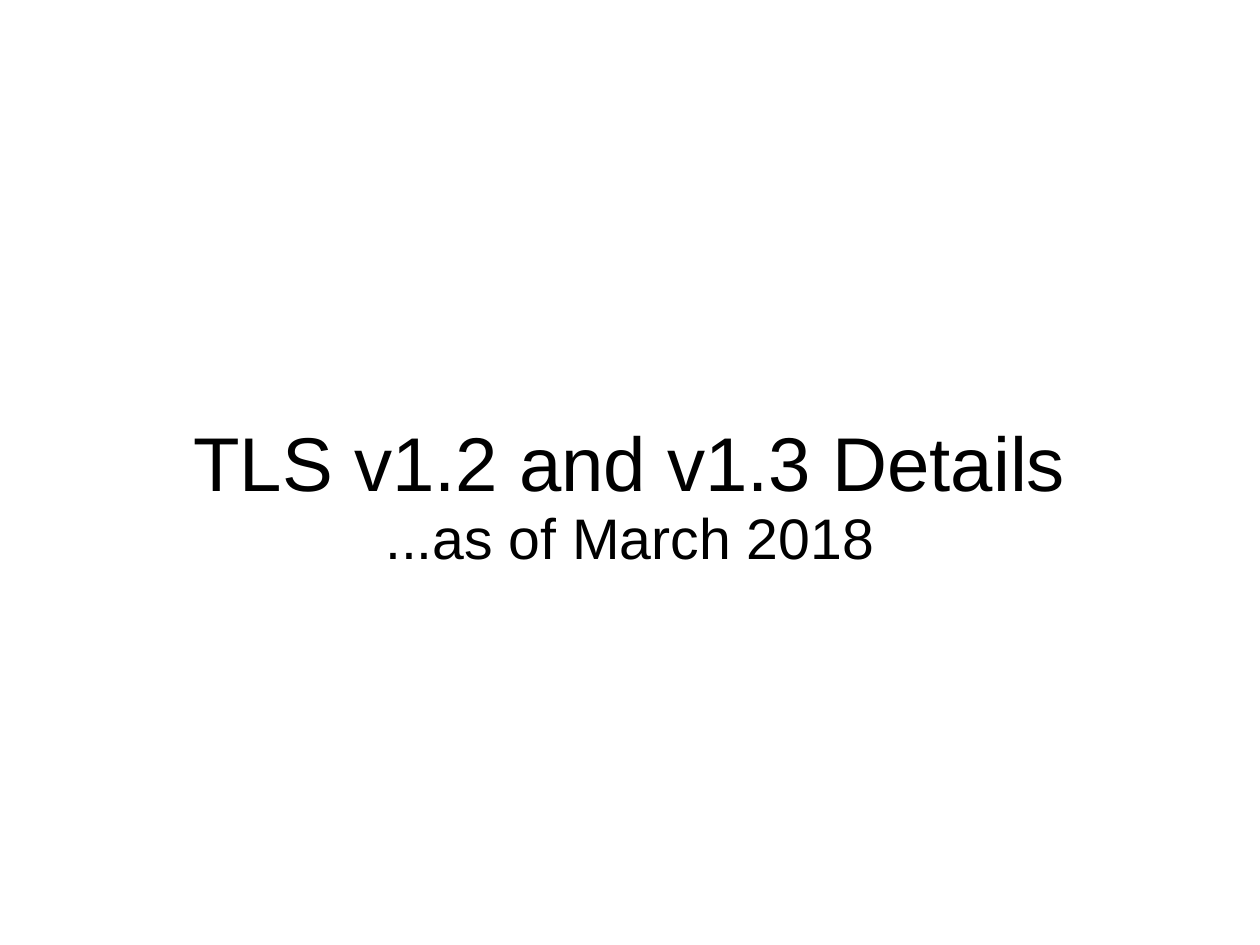
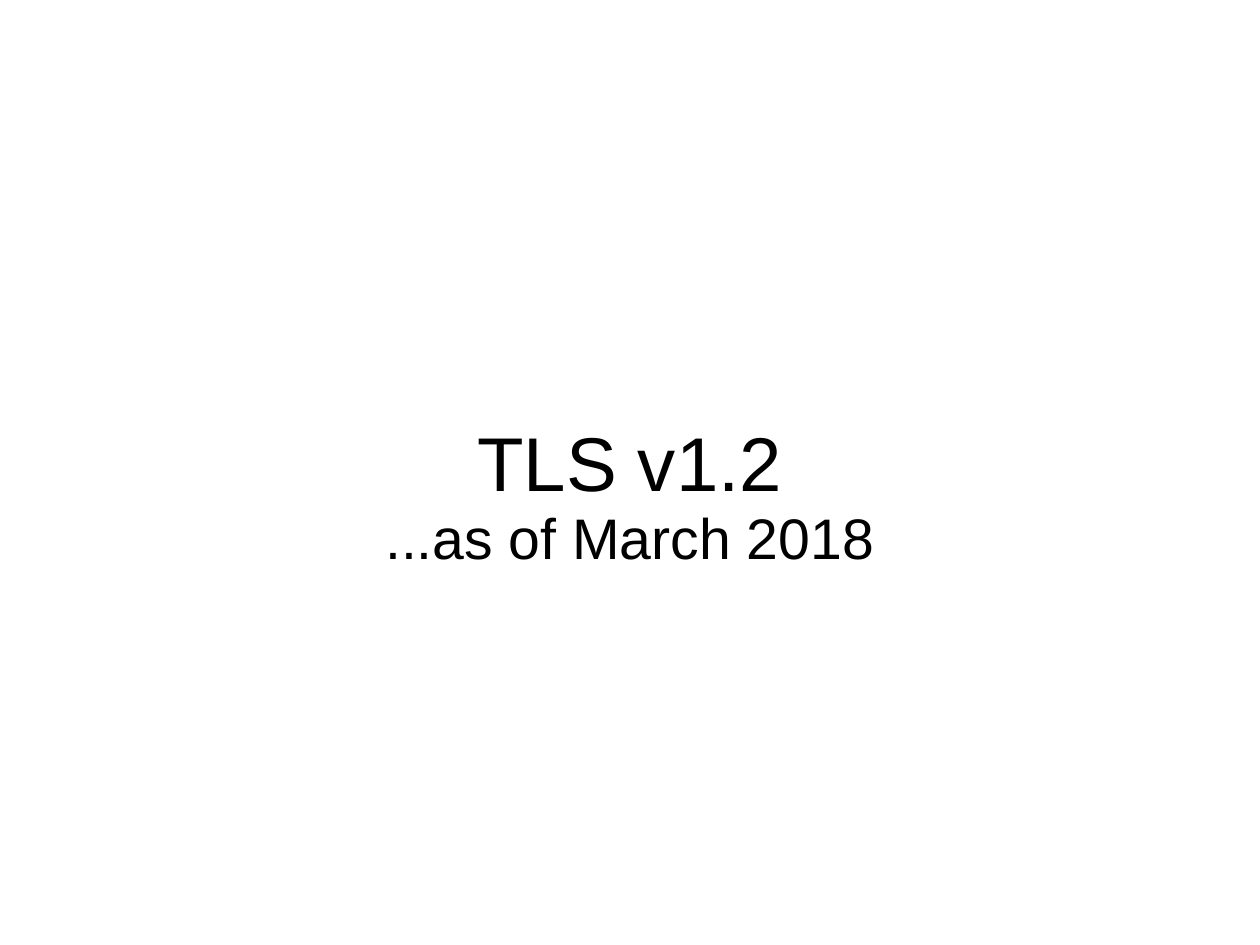
Before and after one commit to sftcd/cs7053, a slide deck: slide 1 of 2016lectures/07-tls-details.ppt. Drawn at 1260x945 pixels with LibreOffice and Linux fonts; fonts in the diff are those of the drawing. Boxes give left, top, right and bottom in pixels: in the first picture for what was removed or moved away, otherwise in the second. Text is boxed around its words. In the diff, an @@ line names an element or a change of style, - is before the commit and + after.

```diff
--- a/2016lectures/07-tls-details.ppt
+++ b/2016lectures/07-tls-details.ppt
@@ subtitle at (477,437,782,492): text changed @@
-TLS v1.2 and v1.3 Details
+TLS v1.2
```
Also in this commit, not shown: 4 other slides changed, 1 slide added, 1 slide removed, 7 other files.
